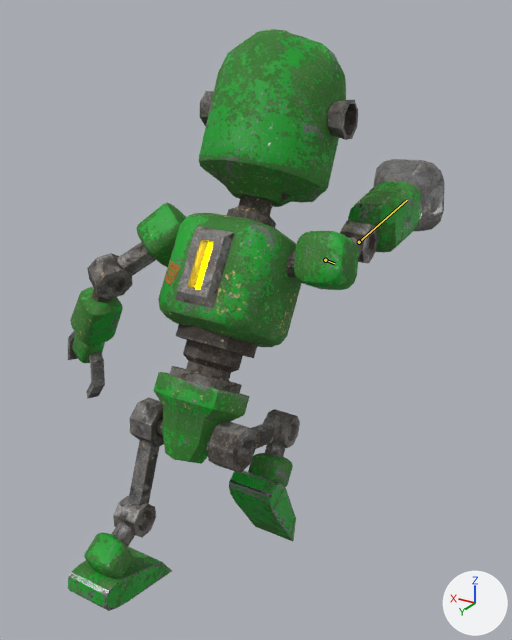
What one commit did to the FBX model Assets/Characters/Robot/3D/Robot.fbx.
The view is the same before and after, from a 50 mm lens placed at (-1.72, 2.29, 2.37), pointed at (-0.01, -0.57, 0.94). Arrows for +X, +Y and +Z are at lower right; the lights stay in place. Both versions are drawn at frame 9 of the action 'RobotRig|Robot_Run'; the numbers are the values there. The bones that change are drawn over the model as lines.

The first picture shows 'Cinto', 'Pelve', 'antebraço', 'antebraço.001', 'cabeça', 'canhao', 'cinto2', 'garra', 'pe', 'peito', 'perna'.
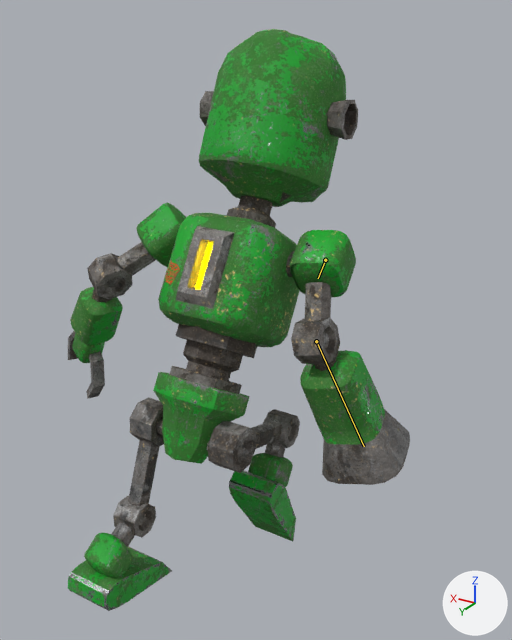
Location of each change, (x1, y1, x2, y2) in pixels of the pictures (512 x 640 px):
'canhao', posed (14% wider, 43% taller): before (348, 159, 444, 253); after (300, 350, 410, 485)
'antebraço', posed (8% narrower, 67% taller): before (87, 203, 378, 299); after (87, 203, 356, 364)
'antebraço.001', posed (12% narrower): before (92, 224, 370, 303); after (92, 289, 336, 371)
bone 'Arm1_R', root to tip: before (325, 260) to (334, 263); after (325, 260) to (318, 278)
bone 'Arm3_R', root to tip: before (359, 242) to (407, 200); after (316, 341) to (364, 446)

What the commit changed:
Bone 'Arm1_R' (bone_arm1_r) turns from (96, 0, 0) to (-28, 0, 0) degrees about its own x, y and z.
Bone 'Arm3_R' (bone_arm3_r) turns from (0, 0, 0) to (0, 0, -47) degrees about its own x, y and z.
